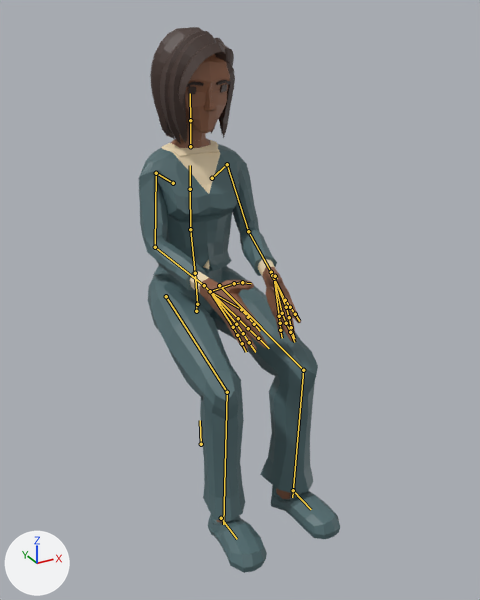
The glTF model src/admin/commander/entorno/models/ledger.glb, before and after one commit.
Rendered twice from a 50 mm lens placed at (-0.839, -1.889, 1.442), pointed at (0.019, -0.329, 0.662). Lighting does not change. The marker at lower left points along +X, +Y and +Z. The older version comes first. Both versions are drawn at frame 24 of the action 'Typing'; the numbers are the values there. The bones that change, and the others that lie on the model, are drawn over the model as lines.

In view in the first picture: 'Suit_Body', 'Suit_Feet', 'Suit_Head', 'Suit_Legs'.
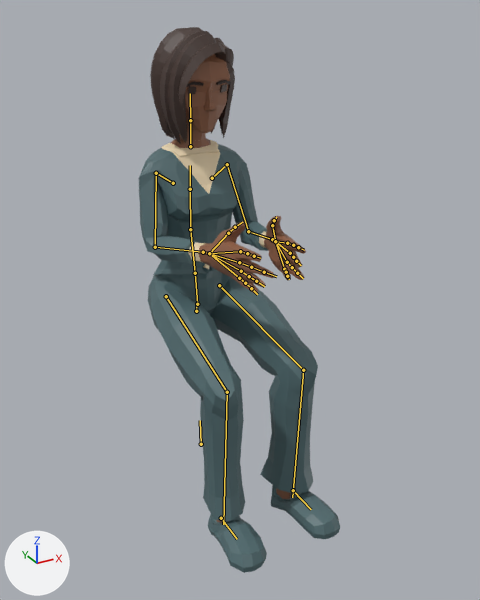
Boxes (x1, y1, x2, y2) around the edits, measured in the pictures (480 x 600 px):
'Suit_Body', posed (27% shorter): before (139, 138, 301, 353); after (139, 138, 306, 294)
bone 'LowerArm.L', root to tip: before (248, 231) to (271, 272); after (248, 231) to (272, 239)
bone 'LowerArm.R', root to tip: before (155, 247) to (204, 285); after (155, 247) to (203, 252)

The edits, one by one:
Bone 'LowerArm.L' (bone_lowerarm_l) turns from (-38, 1, -47) to (-37, -14, -66) degrees about its own x, y and z.
Bone 'LowerArm.R' (bone_lowerarm_r) turns from (-37, -1, 47) to (-37, 14, 66) degrees about its own x, y and z.
